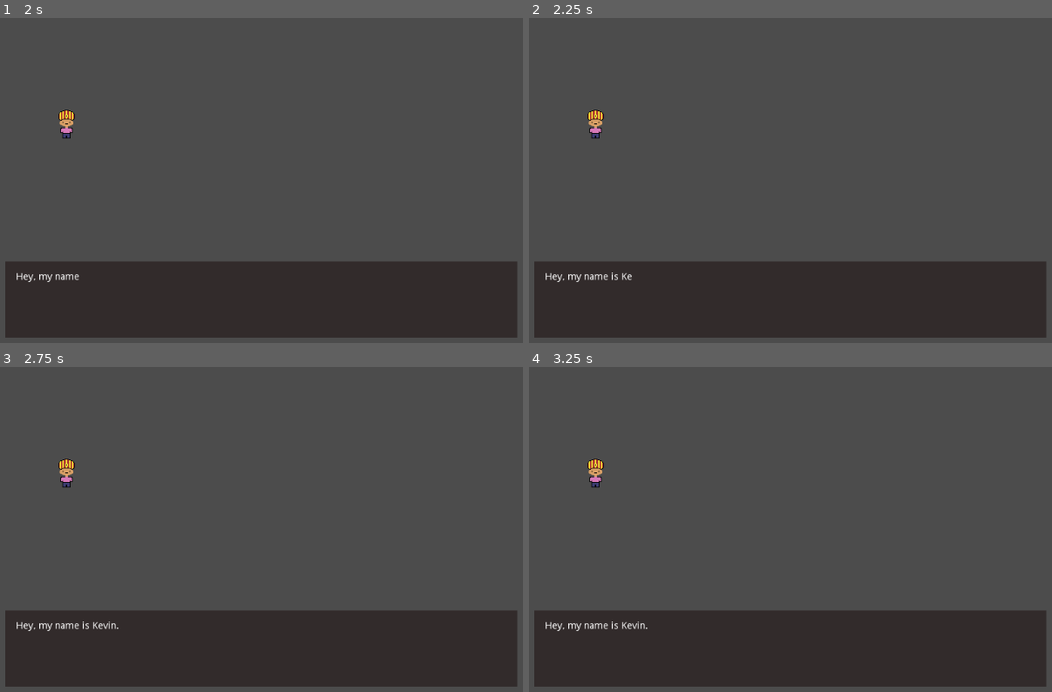
Above: before the commit, frames 1-4 (two rows, left to right).
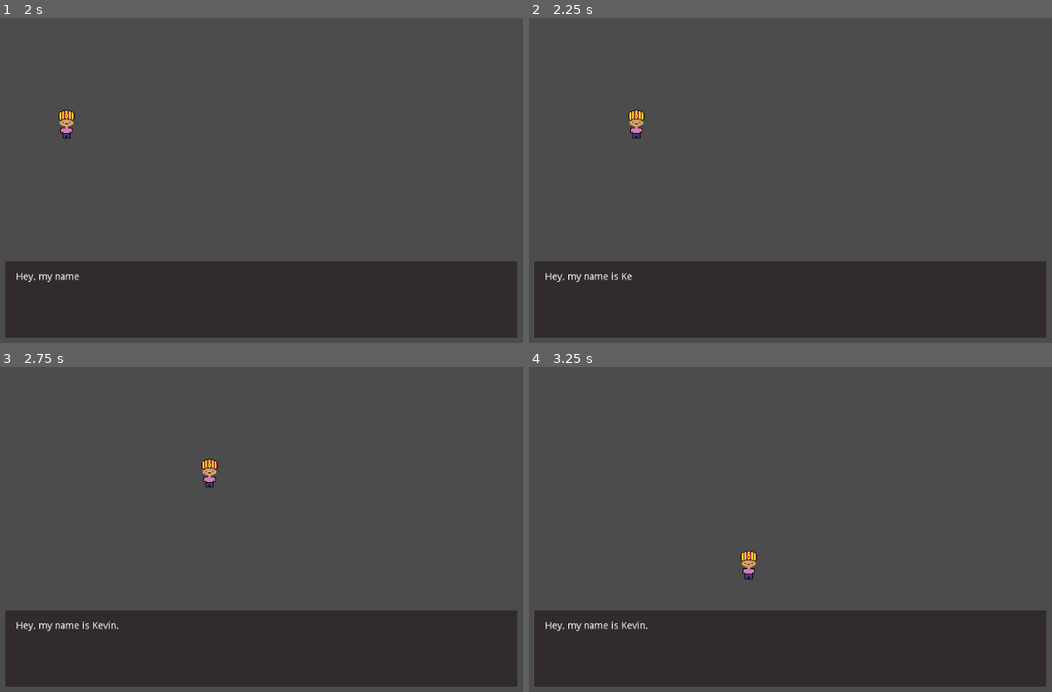
Above: after the commit, the same moments.

Repository: swhaite/urbanCircus
Game: Godot game, scene res://startscene.tscn
Same seed, same stepped clock (60 frames per second), same inputs: the game is played once before the commit and once after it.
Inputs:
- Up to frame 1 (2 s): click "start game" at 0.5 s; click "Submit" at 1.25 s
- Up to frame 2 (2.25 s): tap Enter at 2 s; hold Right (ui_right) from 2.03 s (still down)
- Up to frame 3 (2.75 s): keep holding Right (ui_right)
- Up to frame 4 (3.25 s): release Right (ui_right) at 2.78 s; hold Down (ui_down) from 2.78 s (still down)

Frame 1 is identical in both runs. In frame 2, 0.4% of the frame differs, in the area x 11-23%, y 28-37%; in frame 3, 0.4%; in frame 4, 0.4%, in the area x 11-44%, y 28-66%.
Error before the commit: Attempt to call function 'stop' in base 'null instance' on a null instance. (res://Player.gd:24)

Commit message:
Fixed some KT changes

Diff:
--- a/Player.gd
+++ b/Player.gd
@@ -9,29 +9,30 @@
 
 func _process(delta):
 	var velocity = Vector2() # The player's movement vector.
-	if Input.is_action_pressed("right"):
+	if Input.is_action_pressed("ui_right"):
 		velocity.x += 1
-	if Input.is_action_pressed("left"):
+	if Input.is_action_pressed("ui_left"):
 		velocity.x -= 1
-	if Input.is_action_pressed("down"):
+	if Input.is_action_pressed("ui_down"):
 		velocity.y += 1
-	if Input.is_action_pressed("up"):
+	if Input.is_action_pressed("ui_up"):
 		velocity.y -= 1
 	if velocity.length() > 0:
 		velocity = velocity.normalized() * speed
-		$AnimatedSprite.play()
-	else:
-		$AnimatedSprite.stop()
+		#$AnimatedSprite.play()
+	#else:
+		#$AnimatedSprite.stop()
 	position += velocity * delta
 	position.x = clamp(position.x, 0, screensize.x)
 	position.y = clamp(position.y, 0, screensize.y)
-	if velocity.x != 0:
-		$AnimatedSprite.animation = "right"
-		$AnimatedSprite.flip_v = false
-		$AnimatedSprite.flip_h = velocity.x < 0
-	elif velocity.y != 0:
-		$AnimatedSprite.animation = "up"
-		$AnimatedSprite.flip_v = velocity.y > 0
+
+	#if velocity.x != 0:
+	#	$AnimatedSprite.animation = "right"
+	#
+	#	$AnimatedSprite.flip_h = velocity.x < 0
+	#elif velocity.y != 0:
+	#	$AnimatedSprite.animation = "up"
+	#	$AnimatedSprite.flip_v = velocity.y > 0
 
 func start(pos):
 	position = pos
--- a/Player.tscn
+++ b/Player.tscn
@@ -9,7 +9,7 @@
 radius = 31.5807
 height = 7.19147
 
-[node name="Player" type="Area2D" index="0"]
+[node name="Player" type="Area2D"]
 
 input_pickable = true
 gravity_vec = Vector2( 0, 1 )
--- a/main.tscn
+++ b/main.tscn
@@ -4,7 +4,7 @@
 [ext_resource path="res://Player.tscn" type="PackedScene" id=2]
 [ext_resource path="res://DialogBox.tscn" type="PackedScene" id=3]
 
-[node name="Main" type="Node2D"]
+[node name="Main" type="Node2D" index="0"]
 
 script = ExtResource( 1 )
 
--- a/startscene.tscn
+++ b/startscene.tscn
@@ -2,7 +2,7 @@
 
 [ext_resource path="res://CanvasLayer.gd" type="Script" id=1]
 
-[node name="Node2D" type="Node2D" index="0"]
+[node name="Node2D" type="Node2D"]
 
 position = Vector2( -3.7948, 3.7948 )
 
